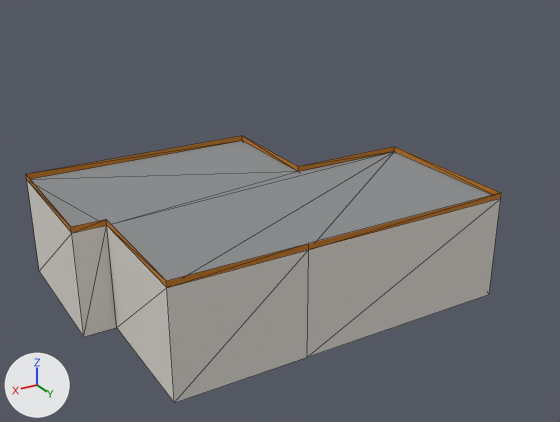
The glTF model public/models/landmark/mall-pekanbaru-lod1.glb as it was, and as the next commit left it.
Both versions are drawn from a camera (50 mm lens) standing at (76.2, 137.0, 85.0) and looking at (-1.7, 7.2, 20.1). Arrows for +X, +Y and +Z are at lower left; the lights stay in place. The first picture is the older version. Mesh edges are drawn as thin lines. Vertices at exactly the same position are counted once.

In view in the first picture: 'mall-pekanbaru_LOD1'.
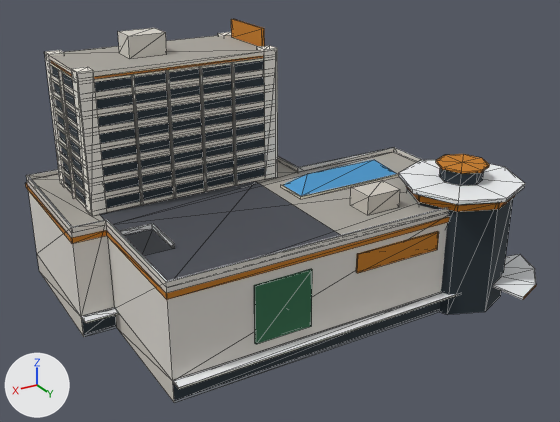
Diff of the bpy script that builds the scene:
```diff
--- a/public/models/landmark/mall-pekanbaru-lod1.glb.py
+++ b/public/models/landmark/mall-pekanbaru-lod1.glb.py
@@ me_mall_pekanbaru_lod1 @@
 # used by ob_mall_pekanbaru_lod1; location = (0.0, 0.0, 0.0)
-me_mall_pekanbaru_lod1.from_pydata(...)  # 27 vertices, 43 faces; spans x -41.3..41.2, y -31.2..31.2, z 0.0..24.3
+me_mall_pekanbaru_lod1.from_pydata(...)  # 530 vertices, 713 faces; spans x -53.0..41.5, y -31.5..42.9, z 0.0..56.1
+# me_mall_pekanbaru_lod1 part 1: 13 vertices removed from x -41.3..41.2, y -31.2..31.2, z 0.0..24.3; 516 vertices added at x -53.0..41.5, y -31.5..42.9, z 0.0..56.1
+# me_mall_pekanbaru_lod1 part 2: 4 kept faces spanning x -41.3..41.2, y -31.2..1.9, z 23.0 get new vertex colours; the middle colour goes from grey #8a8d8f to grey #a8a49c
 me_mall_pekanbaru_lod1.materials.append(mat_landmark_warna)
```

Changed parts and their boxes (x1, y1, x2, y2) in the pictures (560 x 422 px):
'mall-pekanbaru_LOD1', reshaped (7% wider, 44% taller): before (26, 136, 501, 403); after (26, 19, 536, 403)
part 1 of me_mall_pekanbaru_lod1, built on: before (26, 136, 501, 403); after (26, 19, 536, 403)
part 2 of me_mall_pekanbaru_lod1, recoloured: before (30, 141, 391, 227); after (32, 155, 379, 227)
